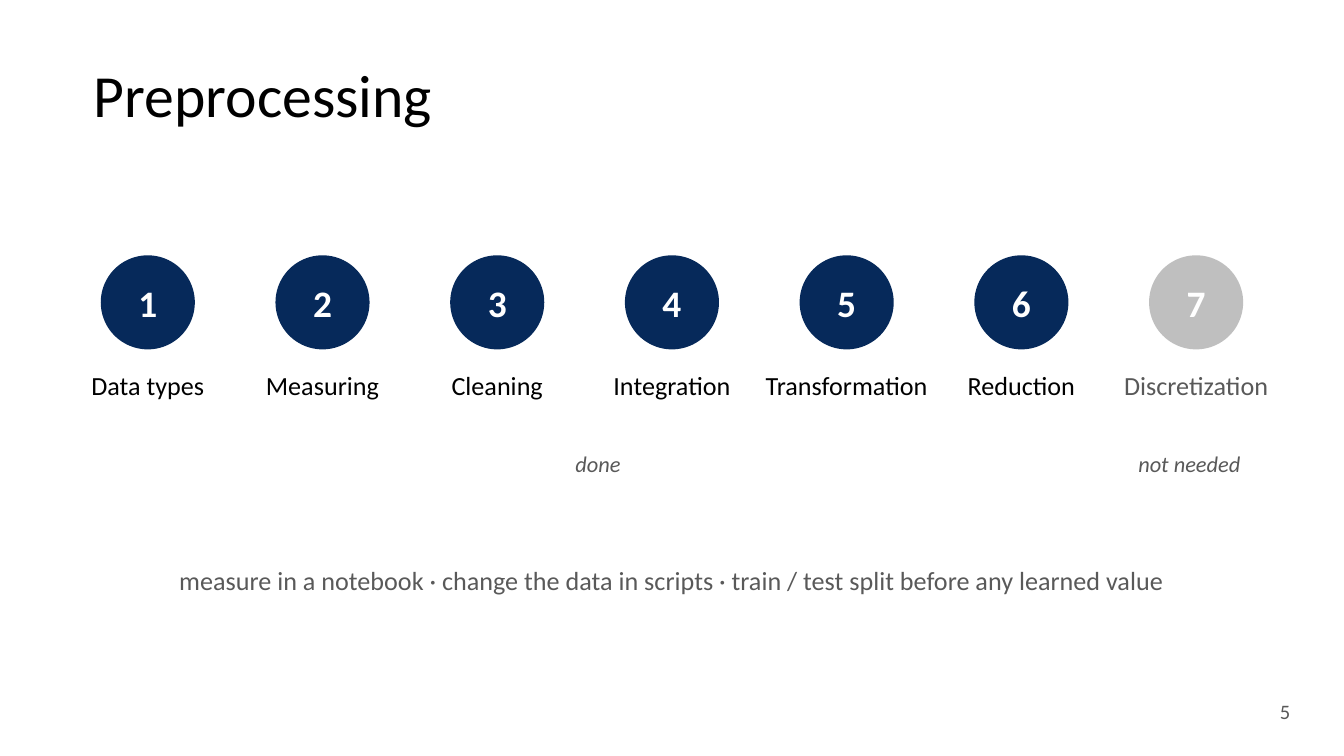
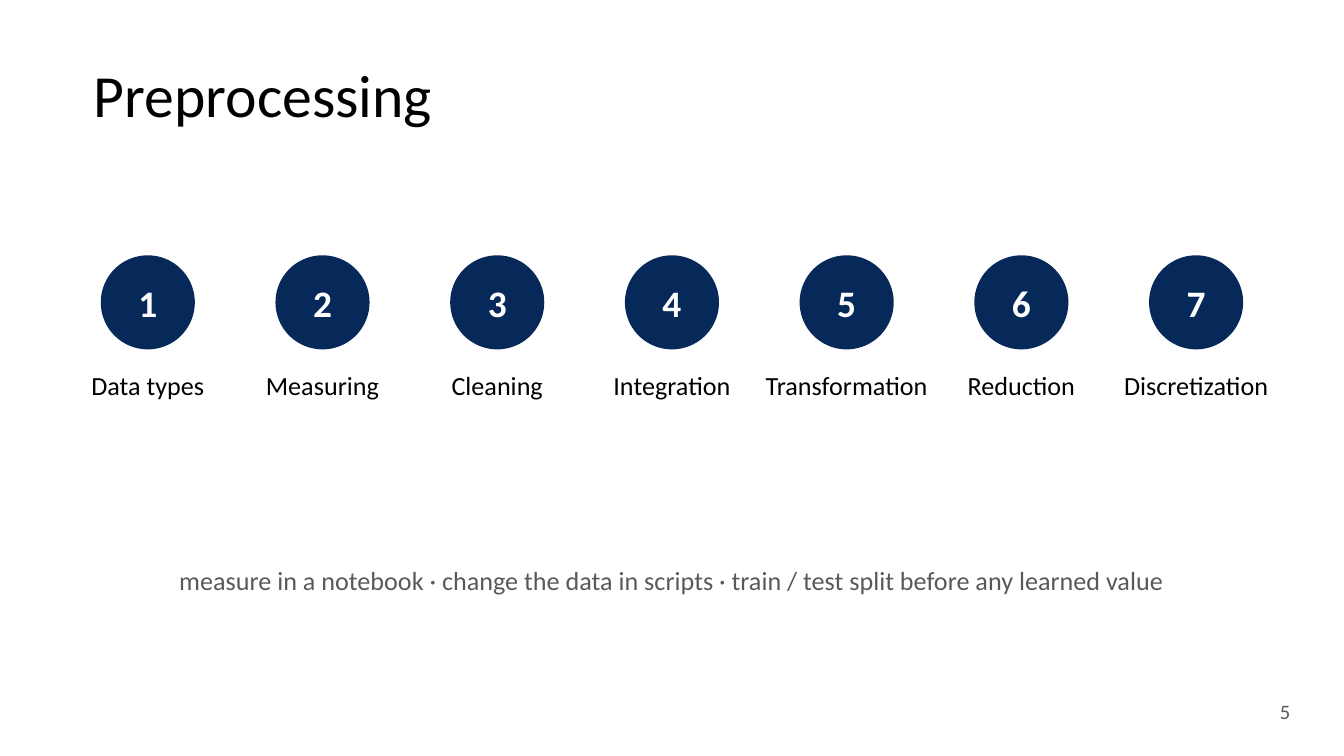
Before and after one commit to filipdumitrascu/salary_predictor, a slide deck: slide 5 of docs/ppt/phase1.pptx. Drawn at 1344x756 pixels with LibreOffice and Linux fonts; fonts in the diff are those of the drawing; background and template pictures are left out. Boxes give left, top, right and bottom in pixels: in the first picture for what was removed or moved away, otherwise in the second. Text is boxed around its words. In the diff, an @@ line names an element or a change of style, - is before the commit and + after.

```diff
--- a/docs/ppt/phase1.pptx
+++ b/docs/ppt/phase1.pptx
@@ ellipse at (1149, 255, 1243, 349): fill #BFBFBF to #06295A @@
@@ text "Discretization" at (1124, 377, 1268, 395): text colour #595959 to #000000 @@
@@ text removed at (575, 456, 620, 472) @@
-done
@@ text removed at (1138, 456, 1241, 472) @@
-not needed
```
Also in this commit, not shown: 2 other slides changed.
